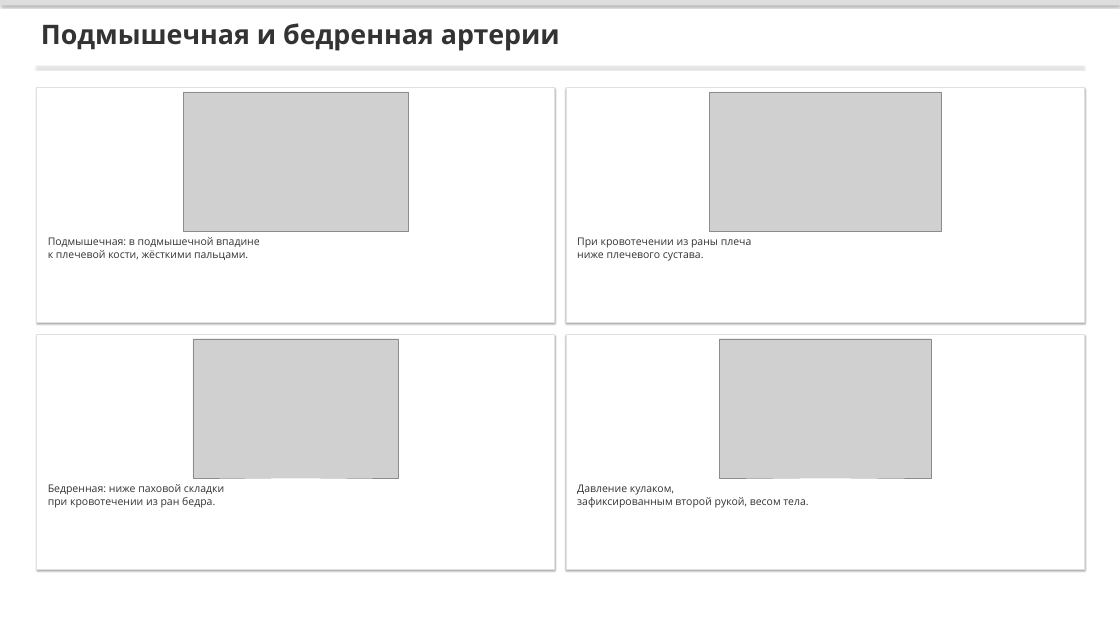
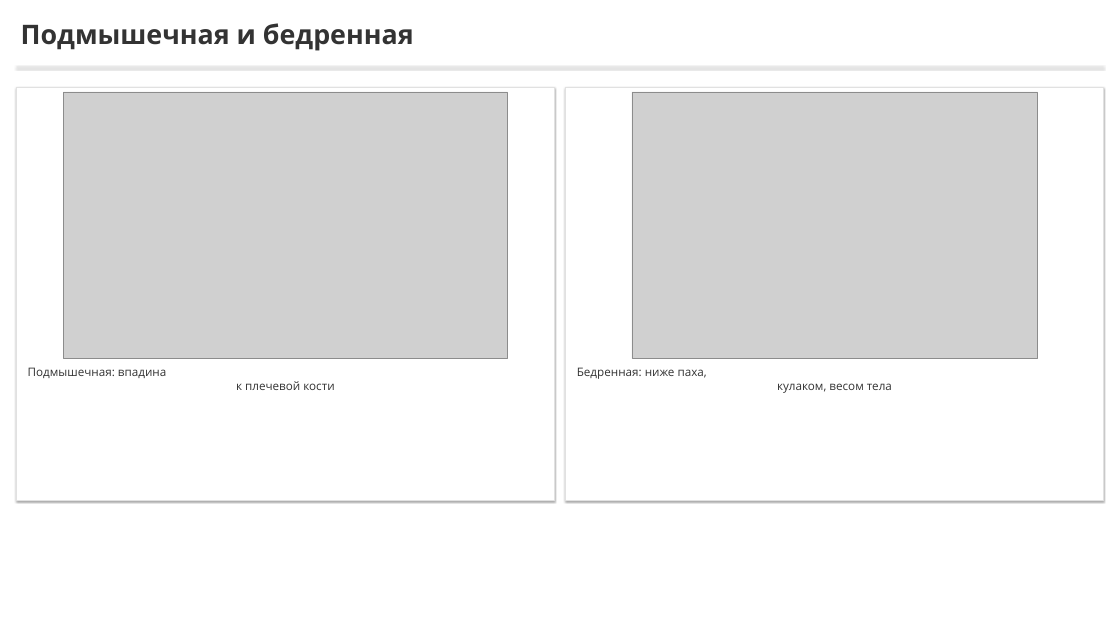
Before and after one commit to lysakalenushka-hash/-, a slide deck: slide 9 of tema2_bleeding/Способы_временной_остановки_кровотечения.pptx. Drawn at 1120x630 pixels with LibreOffice and Linux fonts; fonts in the diff are those of the drawing; grey boxes stand for pictures. Boxes give left, top, right and bottom in pixels: in the first picture for what was removed or moved away, otherwise in the second. Text is boxed around its words. In the diff, an @@ line names an element or a change of style, - is before the commit and + after.

```diff
--- a/tema2_bleeding/Способы_временной_остановки_кровотечения.pptx
+++ b/tema2_bleeding/Способы_временной_остановки_кровотечения.pptx
@@ rectangle removed at (0,0,1120,5) @@
@@ text at (21,23,414,51): text changed @@
-Подмышечная и бедренная артерии
+Подмышечная и бедренная
@@ rectangle: place and size @@
-rectangle at (37,67,1083,68)
+rectangle at (16,67,1103,68)
@@ rectangle at (16,87,554,501): outline #E1E1E1 1 pt to #E1E1E1 1.25 pt @@
@@ rectangle: place and size @@
-rectangle at (37,87,554,323)
+rectangle at (16,87,554,501)
@@ rectangle: place and size @@
-rectangle at (566,87,1084,323)
+rectangle at (566,87,1103,501)
@@ rectangle at (566,87,1103,501): outline #E1E1E1 1 pt to #E1E1E1 1.25 pt @@
@@ picture: place and size @@
-picture at (709,92,941,231)
+picture at (63,92,507,358)
@@ picture removed at (183,92,408,231) @@
@@ picture: place and size @@
-picture at (719,339,931,478)
+picture at (632,92,1037,358)
@@ text removed at (48,237,260,260) @@
-Подмышечная: в подмышечной впадине
-к плечевой кости, жёсткими пальцами.
@@ text removed at (577,237,752,261) @@
-При кровотечении из раны плеча
-ниже плечевого сустава.
@@ rectangle removed at (37,334,554,569) @@
@@ picture removed at (193,339,398,478) @@
@@ rectangle removed at (566,334,1084,569) @@
@@ text added at (28,367,334,390), 20 pt, text #333333 @@
+Подмышечная: впадина
+к плечевой кости
@@ text at (577,367,892,393): text changed; size 18 to 20 pt @@
-Давление кулаком,
-зафиксированным второй рукой, весом тела.
+Бедренная: ниже паха,
+кулаком, весом тела
@@ text removed at (48,484,224,508) @@
-Бедренная: ниже паховой складки
-при кровотечении из ран бедра.
```
Also in this commit, not shown: 17 other slides changed, 3 slides added, 3 slides removed, 7 other files.
